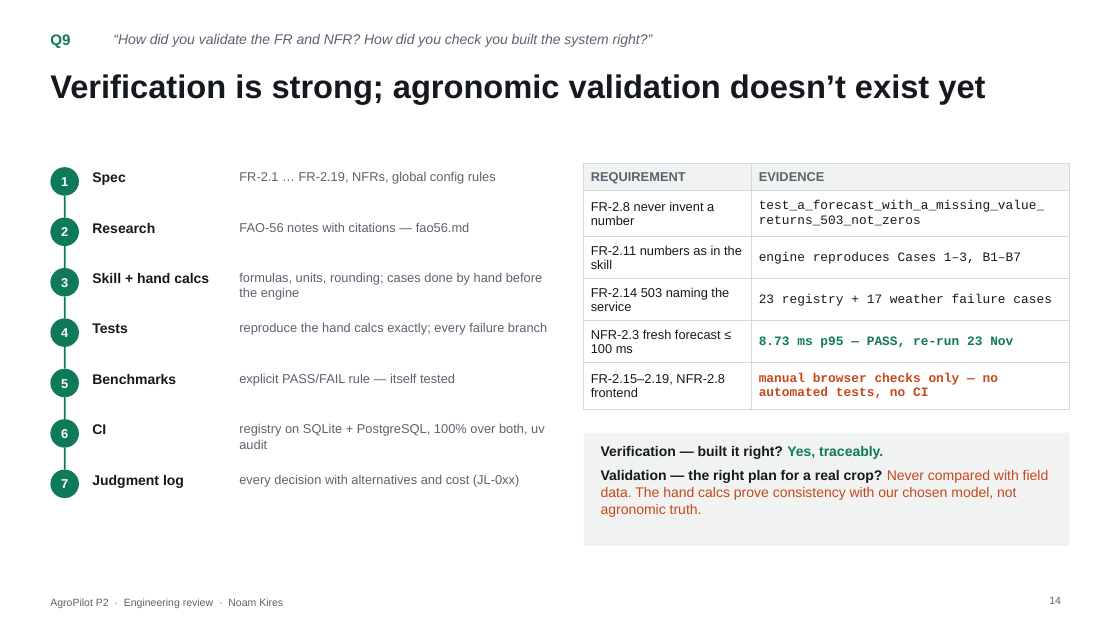
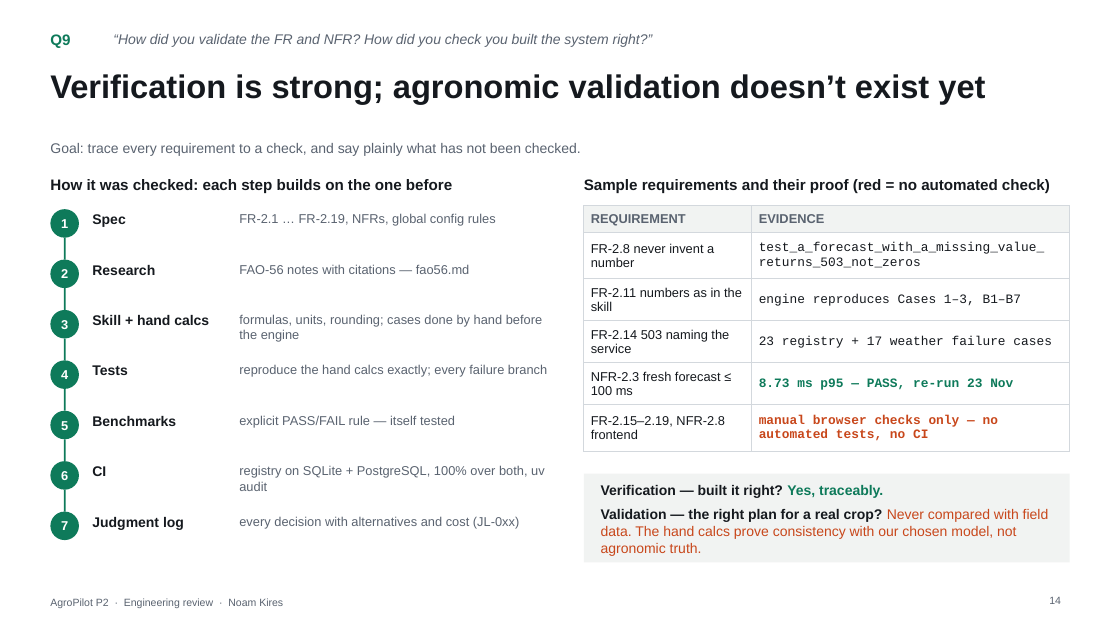
Before and after one commit to NoamKB/ArgoPilot, a slide deck: slide 14 of docs/presentations/AgroPilot-P2-Review.pptx. Drawn at 1120x630 pixels with LibreOffice and Linux fonts; fonts in the diff are those of the drawing. Boxes give left, top, right and bottom in pixels: in the first picture for what was removed or moved away, otherwise in the second. Text is boxed around its words. In the diff, an @@ line names an element or a change of style, - is before the commit and + after.

```diff
--- a/docs/presentations/AgroPilot-P2-Review.pptx
+++ b/docs/presentations/AgroPilot-P2-Review.pptx
@@ text added at <box>50,143,581,156</box>, 12 pt, text #5A6370 @@
+Goal: trace every requirement to a check, and say plainly what has not been checked.
@@ text added at <box>50,179,452,193</box>, 13 pt, text #15191E, bold @@
+How it was checked: each step builds on the one before
@@ text added at <box>584,179,1050,193</box>, 13 pt, text #15191E, bold @@
+Sample requirements and their proof (red = no automated check)
@@ table: place and size @@
-table at <box>584,164,1070,403</box>
+table at <box>584,206,1070,451</box>
@@ 21 texts, 7 ellipses, 6 lines: place and size @@
-21 texts, 7 ellipses, 6 lines at <box>50,167,547,498</box>
+21 texts, 7 ellipses, 6 lines at <box>50,209,547,540</box>
@@ rectangle: place and size @@
-rectangle at <box>584,433,1070,546</box>
+rectangle at <box>584,474,1070,563</box>
@@ text "Verification — built it right? ...": place and size @@
-text "Verification — built it right? ..." at <box>601,446,1049,517</box>
+text "Verification — built it right? ..." at <box>601,485,1049,556</box>
```
Also in this commit, not shown: 5 other slides changed, 4 slides added, 3 slides removed.
